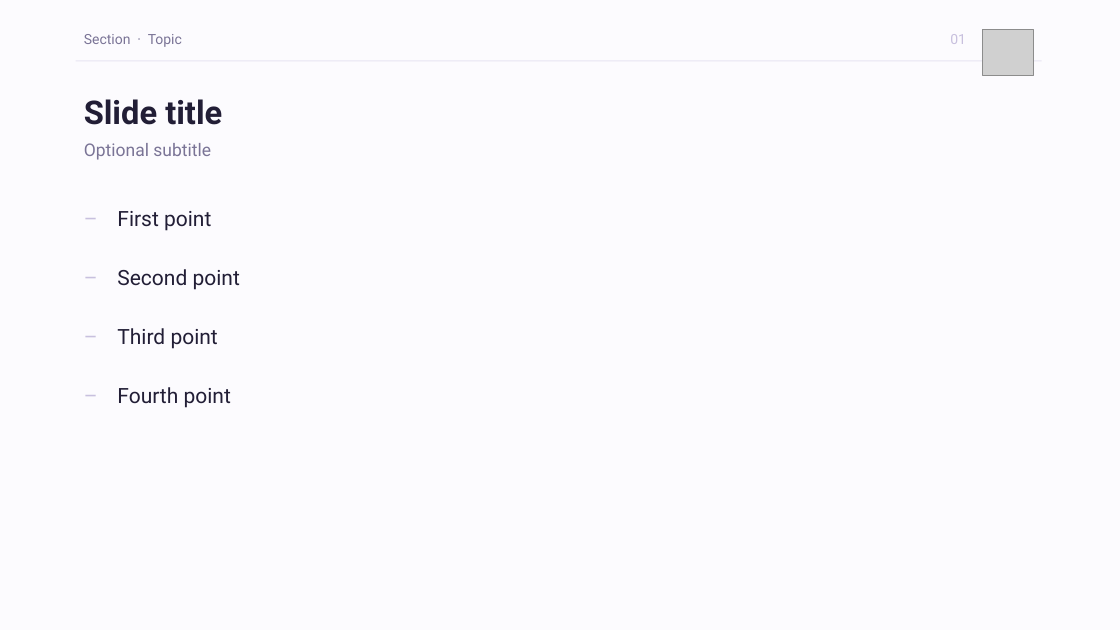
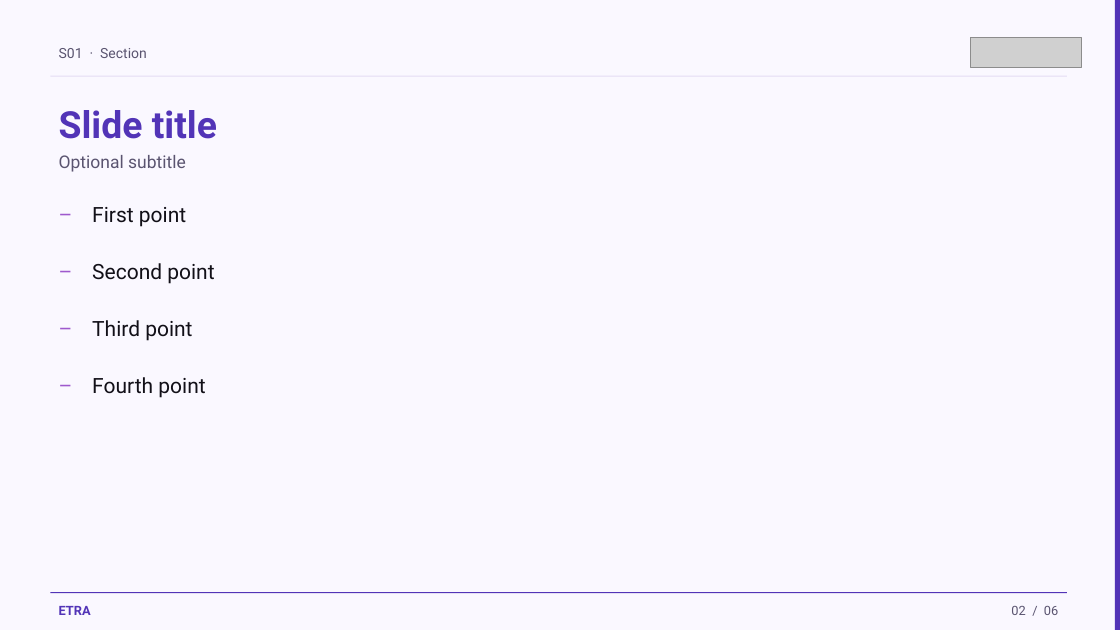
Before and after one commit to iksasa15/AI-ML, a slide deck: slide 2 of web-presentation/pdf-exports/ETRA-Presentation-Blank-Template.pptx (slide 4 before the commit). Drawn at 1120x630 pixels with LibreOffice and Linux fonts; fonts in the diff are those of the drawing; grey boxes stand for pictures. Boxes give left, top, right and bottom in pixels: in the first picture for what was removed or moved away, otherwise in the second. Text is boxed around its words. In the diff, an @@ line names an element or a change of style, - is before the commit and + after.

Commit message:
feat: update PowerPoint templates and scripts to align with ETRA Design System v1.0, enhancing visual consistency and usability

```diff
--- a/web-presentation/pdf-exports/ETRA-Presentation-Blank-Template.pptx
+++ b/web-presentation/pdf-exports/ETRA-Presentation-Blank-Template.pptx
@@ background #FCFBFE to #FAF8FF @@
@@ picture removed at (x1=983, y1=29, x2=1033, y2=76) @@
@@ rectangle added at (x1=1115, y1=0, x2=1120, y2=630), fill #5234B7 @@
@@ text at (x1=59, y1=48, x2=147, y2=58): text changed; text colour #7A7496 to #5A5470 @@
-Section · Topic
+S01 · Section
@@ text removed at (x1=950, y1=34, x2=966, y2=44) @@
-01
@@ picture added at (x1=970, y1=38, x2=1081, y2=67) @@
@@ rectangle resized from (x1=76, y1=60, x2=1042, y2=61) to (x1=50, y1=76, x2=1067, y2=76) @@
@@ rectangle at (x1=50, y1=76, x2=1067, y2=76): fill #E8E4F2 to #E4DCF4 @@
@@ text "Slide title" moved from (x1=84, y1=99, x2=222, y2=125) to (x1=59, y1=110, x2=217, y2=139) @@
@@ text "Slide title" at (x1=59, y1=110, x2=217, y2=139): size 28 to 32 pt, text colour #221E36 to #5234B7 @@
@@ text "Optional subtitle" moved from (x1=84, y1=143, x2=211, y2=160) to (x1=59, y1=155, x2=186, y2=172) @@
@@ text "Optional subtitle" at (x1=59, y1=155, x2=186, y2=172): text colour #7A7496 to #5A5470 @@
@@ 6 texts moved together from (x1=76, y1=202, x2=240, y2=353) to (x1=50, y1=197, x2=214, y2=345) @@
@@ text "–" moved from (x1=76, y1=378, x2=105, y2=412) to (x1=50, y1=369, x2=80, y2=402) @@
@@ text colour #C8C0DE to #9E59CD in 4 elements at (x1=50, y1=197, x2=80, y2=231), (x1=50, y1=255, x2=80, y2=288), (x1=50, y1=312, x2=80, y2=345), (x1=50, y1=369, x2=80, y2=402) @@
@@ text colour #221E36 to #121018 in 4 elements at (x1=92, y1=207, x2=186, y2=227), (x1=92, y1=263, x2=214, y2=284), (x1=92, y1=320, x2=192, y2=341), (x1=92, y1=377, x2=205, y2=398) @@
@@ text "Fourth point" moved from (x1=117, y1=387, x2=231, y2=408) to (x1=92, y1=377, x2=205, y2=398) @@
@@ rectangle added at (x1=50, y1=592, x2=1067, y2=593), fill #5234B7 @@
@@ text added at (x1=59, y1=606, x2=91, y2=615), 11 pt, text #5234B7, bold @@
+ETRA
@@ text added at (x1=1011, y1=606, x2=1058, y2=615), 11 pt, text #5A5470 @@
+02 / 06
```
Also in this commit, not shown: 1 other slide changed, 4 slides added, 5 slides removed, 24 other files.
